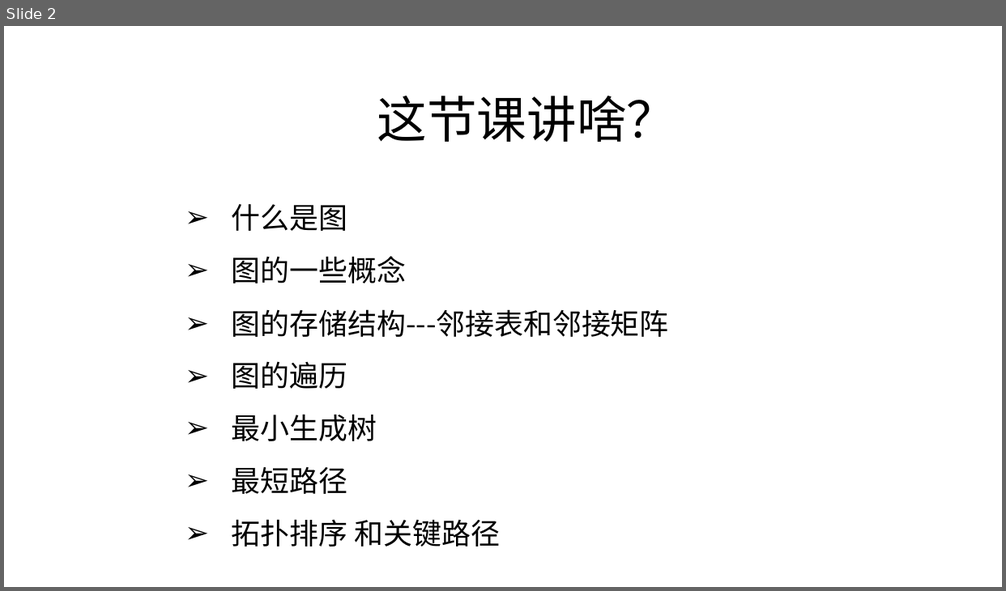
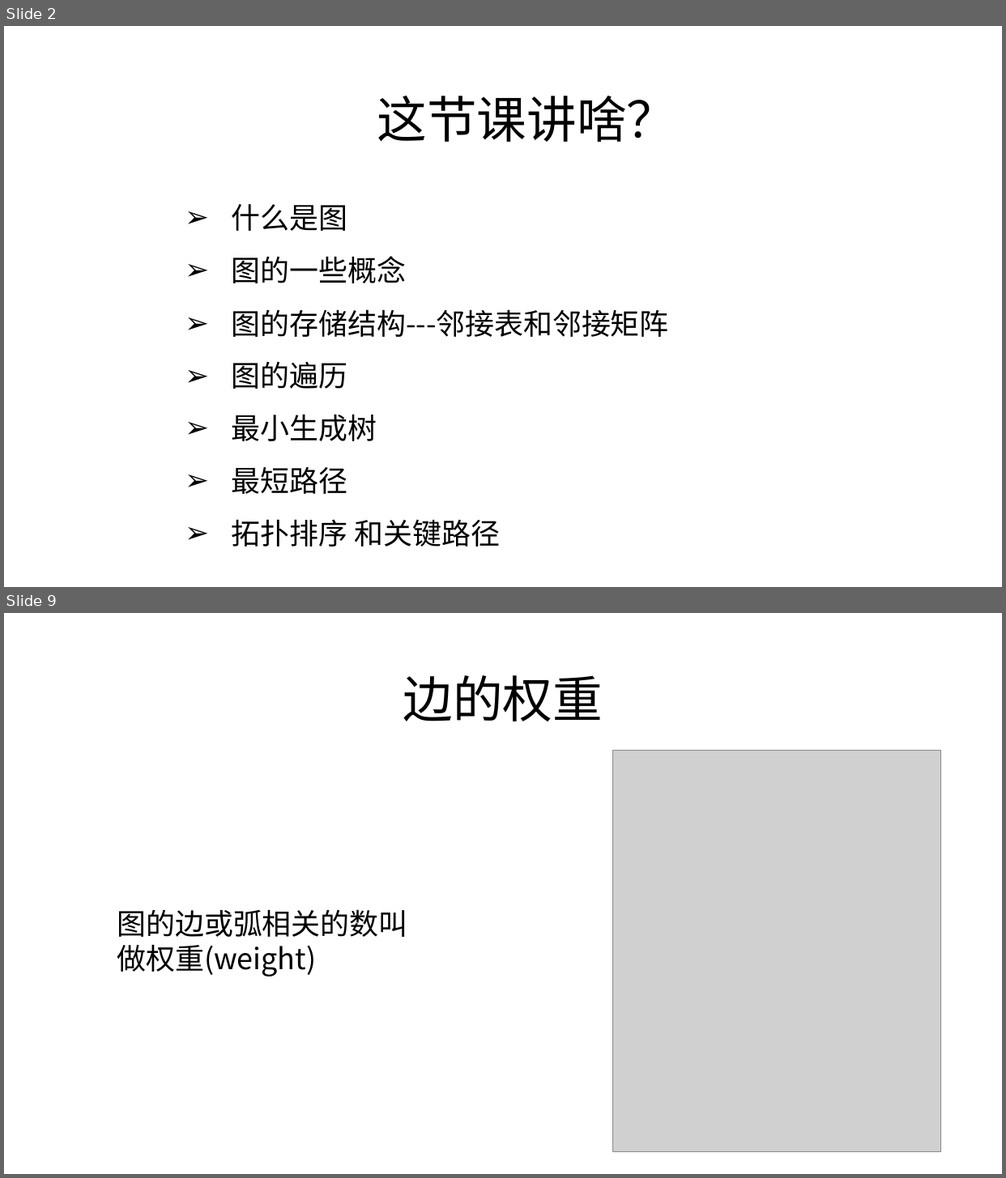
Before and after one commit to zjyesir/hmc_data_structure, a slide deck: ppt/7.图.pptx. Shown one above the other, each under a label of ours: slide 2 before the commit, slides 2 and 9 after it; the slides between them are not shown. The pictures are 1006x591 and 1006x1178 pixels, drawn with LibreOffice and Linux fonts; fonts in the diff are those of the drawing; grey boxes stand for pictures; background and template pictures are left out. Boxes give left, top, right and bottom in pixels: in the first picture for what was removed or moved away, otherwise in the second. Text is boxed around its words. In the diff, an @@ line names an element or a change of style, - is before the commit and + after.

```diff
--- a/ppt/7.图.pptx
+++ b/ppt/7.图.pptx
@@ slide 9 added at (x1=4, y1=613, x2=1002, y2=1174), background picture (left out) @@
@@ text added at (x1=403, y1=675, x2=603, y2=722), 48 pt, text #000000 @@
+边的权重
@@ picture added at (x1=613, y1=750, x2=941, y2=1152) @@
@@ text added at (x1=117, y1=909, x2=408, y2=977), 28 pt, text #000000 @@
+图的边或弧相关的数叫做权重(weight)
```
Also in this commit, not shown: 4 slides changed, 28 other slides added, 8 other files.
